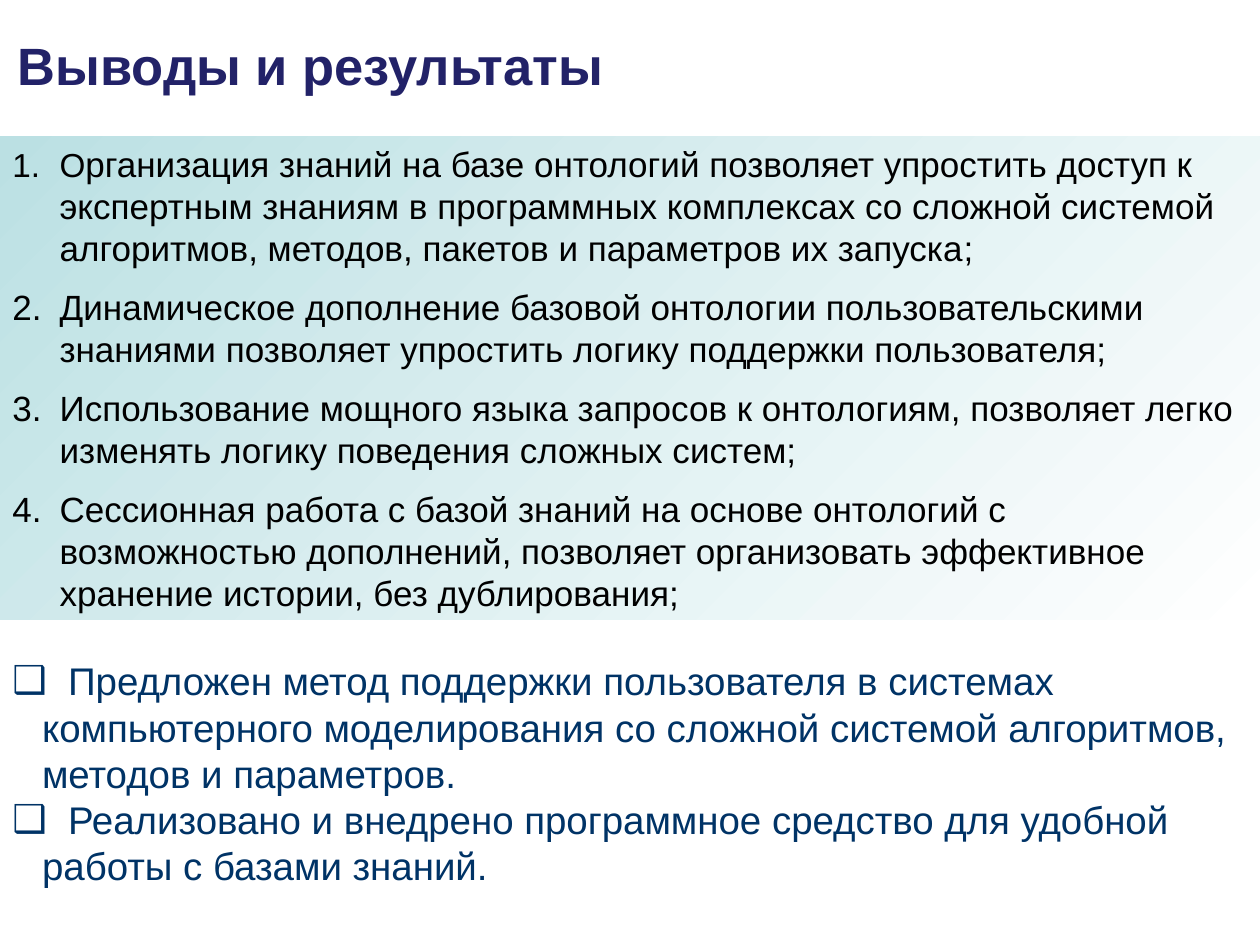
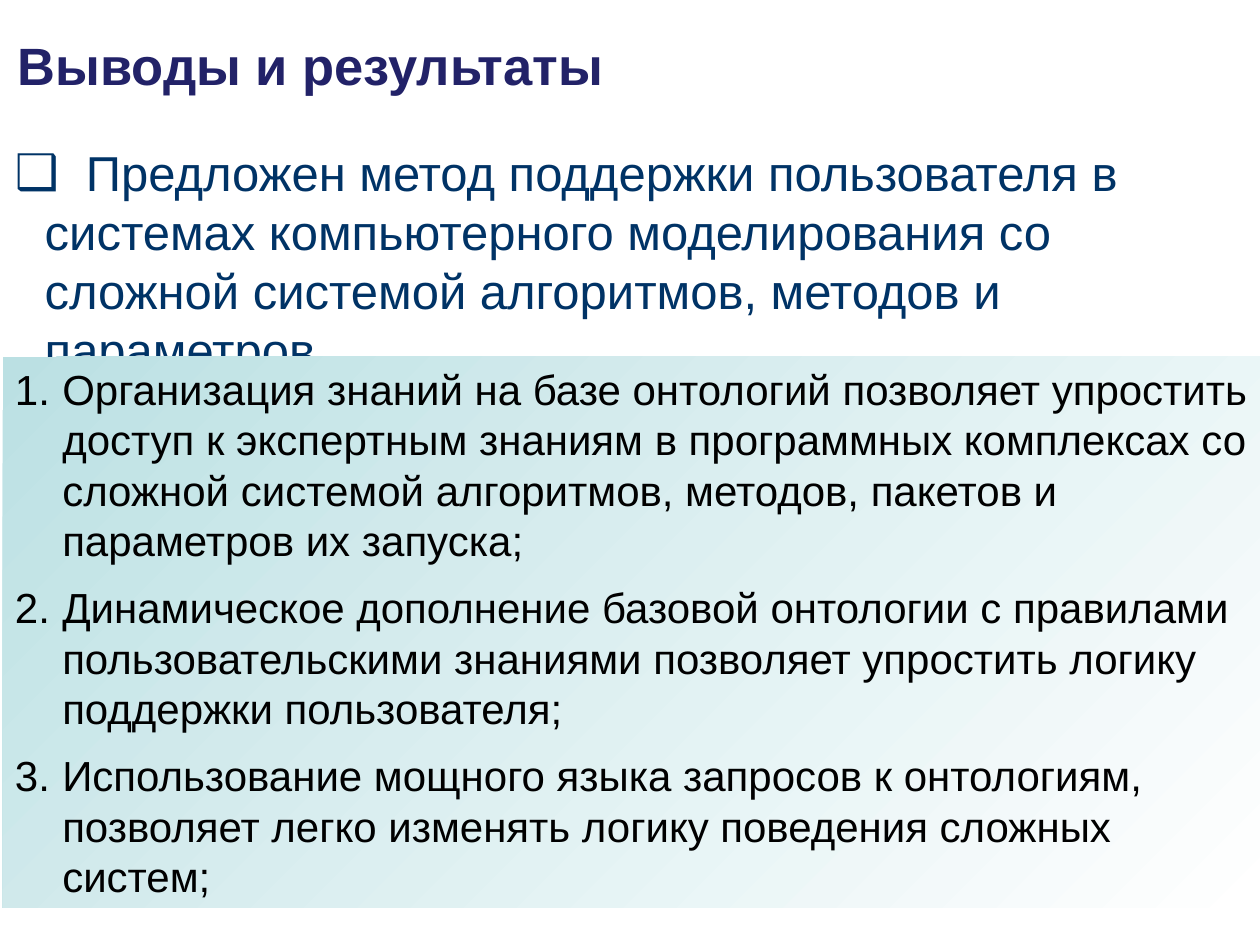
Before and after one commit to podtelkin/NII-NKT, a slide deck: slide 20 of master/master.ppt (slide 11 before the commit). Drawn at 1260x945 pixels with LibreOffice and Linux fonts; fonts in the diff are those of the drawing; background and template pictures are left out. Boxes give left, top, right and bottom in pixels: in the first picture for what was removed or moved away, otherwise in the second. Text is boxed around its words. In the diff, an @@ line names an element or a change of style, - is before the commit and + after.

```diff
--- a/master/master.ppt
+++ b/master/master.ppt
@@ text "Предложен метод поддержки пользователя в ..." moved from (x1=42, y1=668, x2=1226, y2=888) to (x1=45, y1=157, x2=1118, y2=319) @@
@@ text "Предложен метод поддержки пользователя в ..." at (x1=45, y1=157, x2=1118, y2=319): size 22 to 28 pt @@
@@ rectangle "Организация знаний на базе онтологий ..." resized from (x1=0, y1=136, x2=1260, y2=620) to (x1=3, y1=357, x2=1260, y2=907) @@
@@ text in rectangle at (x1=62, y1=373, x2=1247, y2=898): size 19 to 24 pt in "Организация"; size 20 to 24 pt in "Организация знаний на базе онтологий позволяет упростить ...", "Использование мощного языка запросов к онтологиям, позволяет ..." @@
@@ text in rectangle at (x1=60, y1=496, x2=1144, y2=613): paragraph removed @@
-4. Сессионная работа с базой знаний на основе онтологий с возможностью дополнений, позволяет организовать эффективное хранение истории, без дублирования;
@@ text in rectangle at (x1=62, y1=591, x2=1228, y2=733): text changed; size 20 to 24 pt @@
-2. Динамическое дополнение базовой онтологии пользовательскими знаниями позволяет упростить логику поддержки пользователя;
+2. Динамическое дополнение базовой онтологии с правилами пользовательскими знаниями позволяет упростить логику поддержки пользователя;
@@ text at (x1=42, y1=805, x2=1169, y2=888): paragraph removed @@
-❑ Реализовано и внедрено программное средство для удобной работы с базами знаний.
@@ page number at (x1=567, y1=900, x2=662, y2=945): text changed @@
-11
+20
```
Also in this commit, not shown: 6 other slides changed, 9 slides added, 1 other file.
